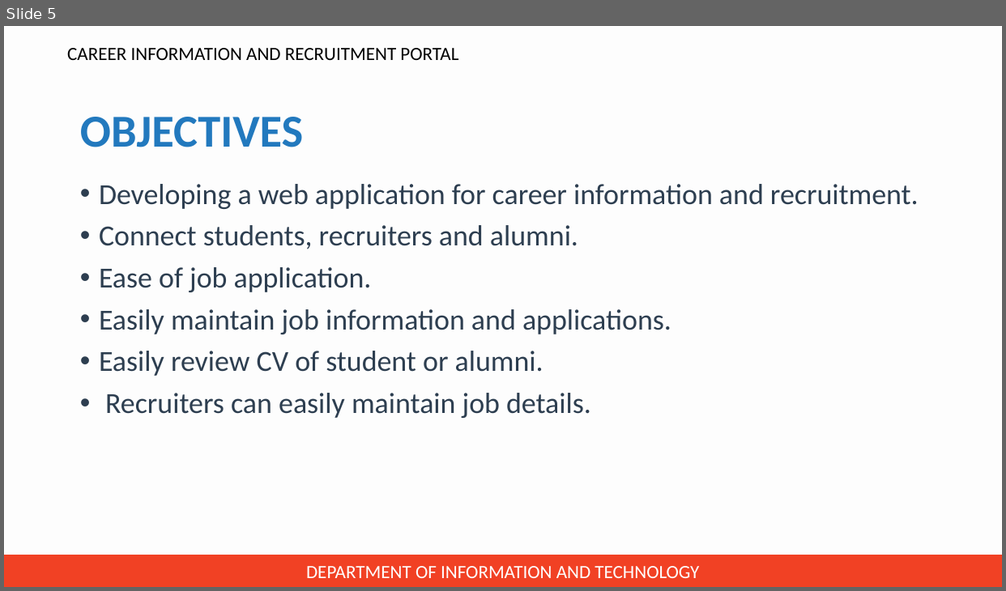
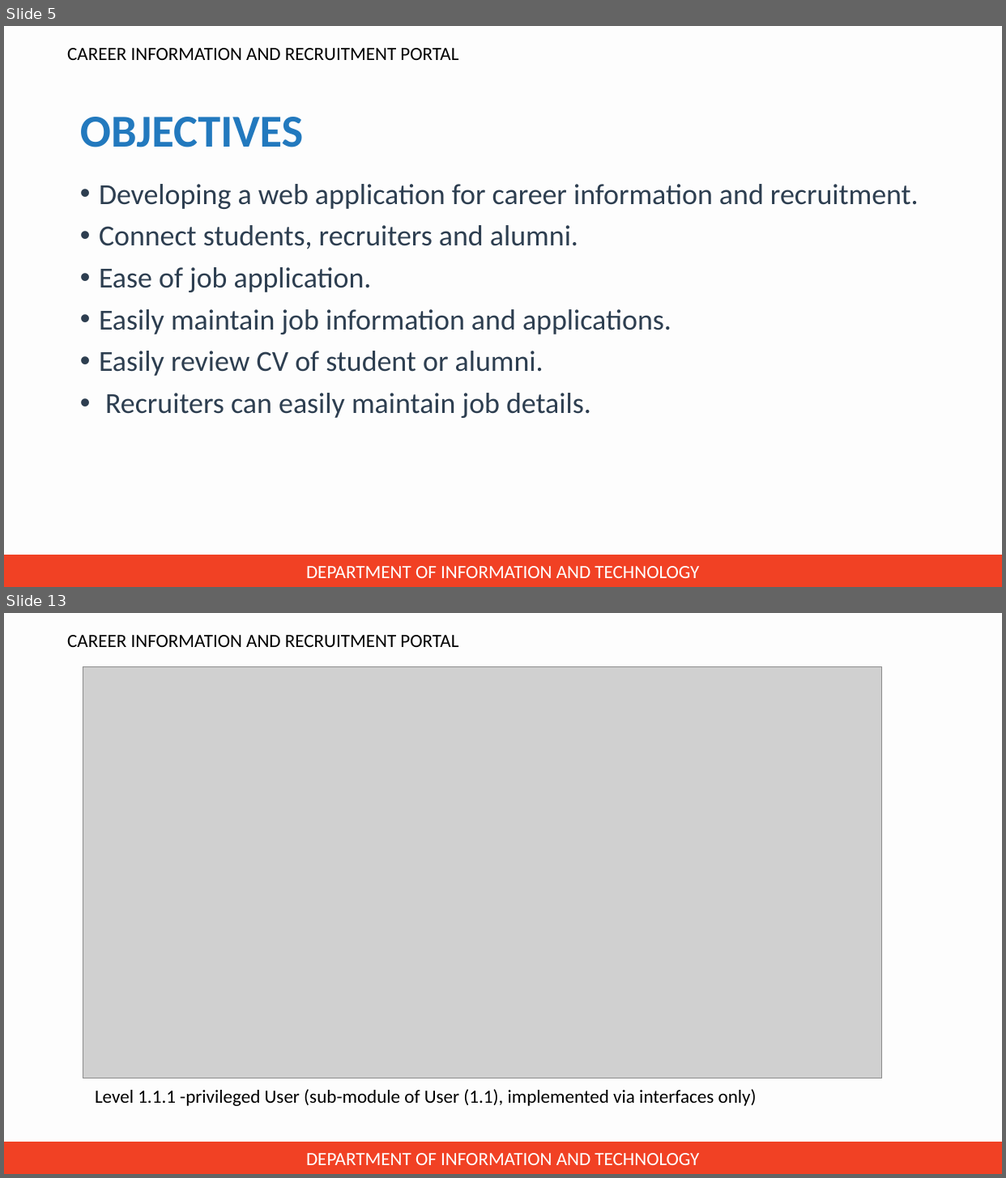
Before and after one commit to jincy-p-janardhanan/Career-Information-and-Recruitment-Portal, a slide deck: Presentation for zeroth review/PPT for zeroth review.pptx. Shown one above the other, each under a label of ours: slide 5 before the commit, slides 5 and 13 after it; the slides between them are not shown. The pictures are 1006x591 and 1006x1178 pixels, drawn with LibreOffice and Linux fonts; fonts in the diff are those of the drawing; grey boxes stand for pictures; background and template pictures are left out. Boxes give left, top, right and bottom in pixels: in the first picture for what was removed or moved away, otherwise in the second. Text is boxed around its words. In the diff, an @@ line names an element or a change of style, - is before the commit and + after.

```diff
--- a/Presentation for zeroth review/PPT for zeroth review.pptx
+++ b/Presentation for zeroth review/PPT for zeroth review.pptx
@@ slide 13 added at bbox=[4, 613, 1002, 1174], background #F2F2F2 at 9% opacity; not listed: 2 template elements that a slide beside it also shows @@
@@ picture added at bbox=[83, 667, 882, 1078] @@
@@ text added at bbox=[95, 1089, 756, 1106], 18 pt, text #000000 @@
+Level 1.1.1 -privileged User (sub-module of User (1.1), implemented via interfaces only)
```
Also in this commit, not shown: 5 slides changed, 28 other slides added, 2 slides removed.
